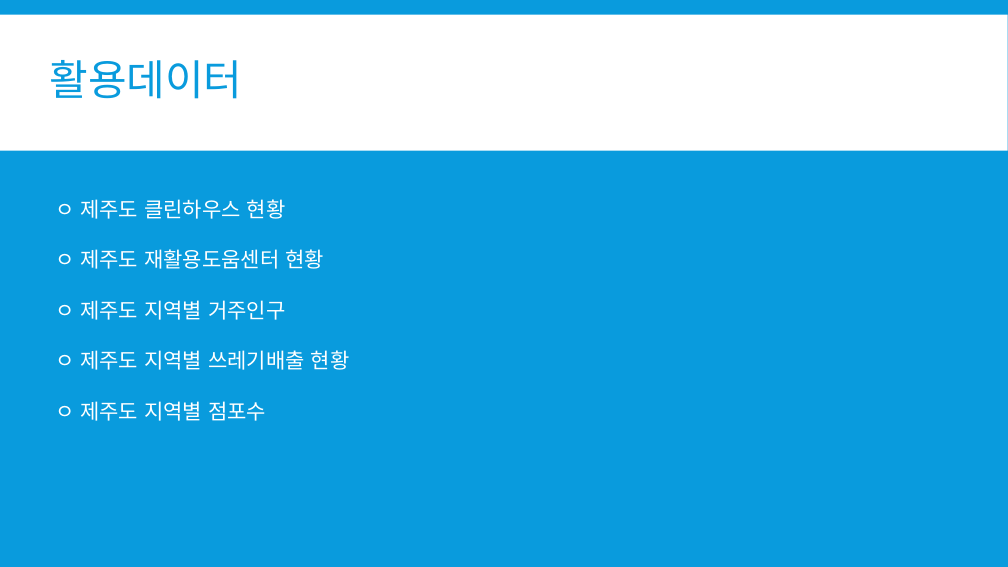
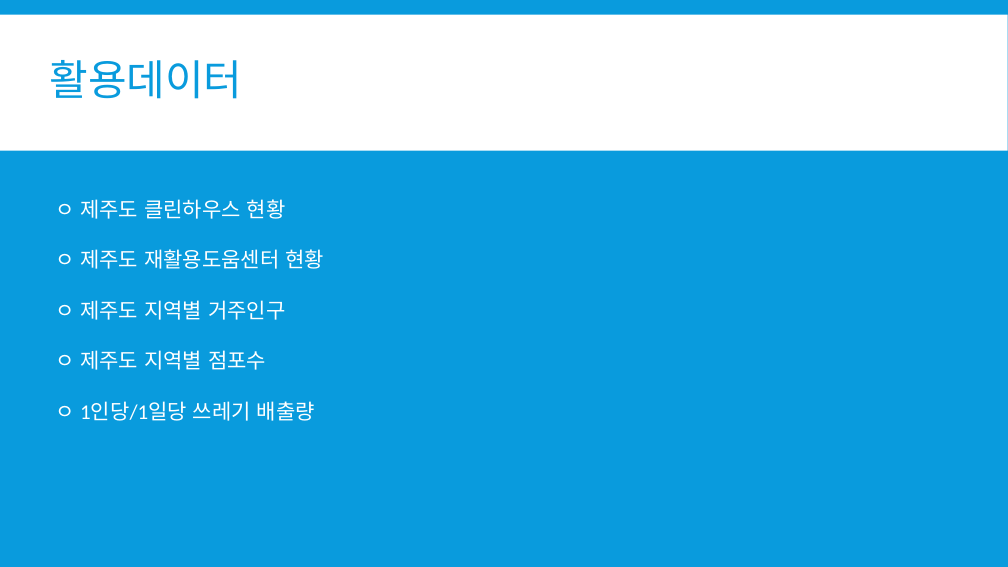
Before and after one commit to so-jeong0127/Python-Project, a slide deck: slide 6 of 재활용도움센터 위치 선정.pptx. Drawn at 1008x567 pixels with LibreOffice and Linux fonts; fonts in the diff are those of the drawing. Boxes give left, top, right and bottom in pixels: in the first picture for what was removed or moved away, otherwise in the second. Text is boxed around its words. In the diff, an @@ line names an element or a change of style, - is before the commit and + after.

```diff
--- a/재활용도움센터 위치 선정.pptx
+++ b/재활용도움센터 위치 선정.pptx
@@ text at (55,350,350,370): paragraph removed @@
-ㅇ 제주도 지역별 쓰레기배출 현황
@@ text at (55,401,315,421): paragraph added @@
+ㅇ 1인당/1일당 쓰레기 배출량
```
Also in this commit, not shown: 4 other slides changed.
